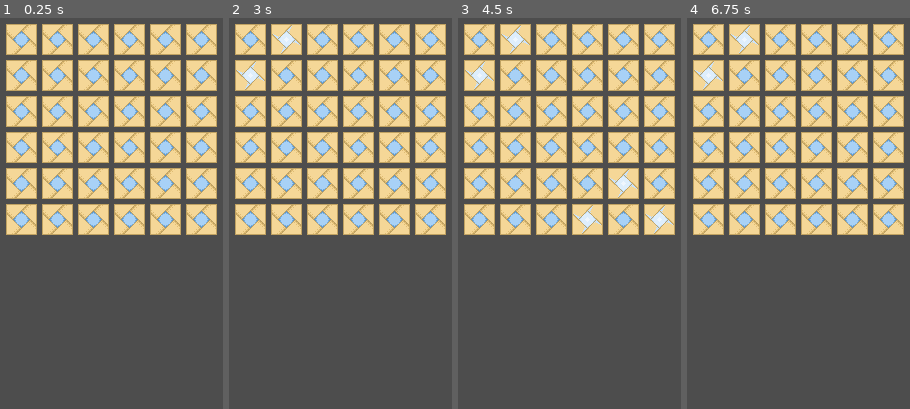
Above: before the commit, frames 1-4 (left to right).
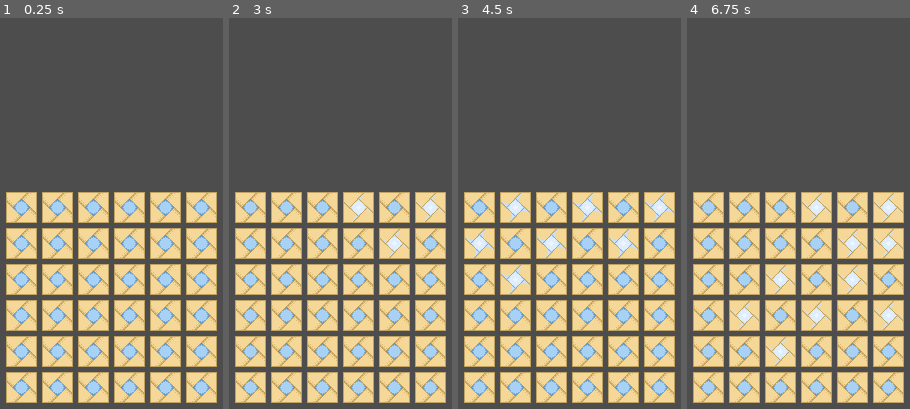
Above: after the commit, the same moments.

Repository: dencheek1/windows
Game: Godot game, scene res://scenes/game.tscn
The game is run twice, just before and just after one commit, with the same random seed, the same clock (stepped at 60 frames per second) and the same inputs.
Inputs (mouse positions are in pixels of both pictures, inside the frame that each line leads up to):
- Up to frame 1 (0.25 s): no input
- Up to frame 2 (3 s): click (251, 37) at 0.52 s; click (251, 37) at 1.27 s; click (251, 37) at 2.02 s; tap Enter at 2.75 s; move the mouse to (394, 201) at 2.77 s; click (394, 201) at 2.92 s
- Up to frame 3 (4.5 s): tap Space at 3.5 s; move the mouse to (518, 248) at 3.52 s; click (518, 248) at 3.67 s; tap Enter at 4.25 s; move the mouse to (594, 127) at 4.27 s; click (594, 127) at 4.42 s
- Up to frame 4 (6.75 s): tap Space at 5, 6.5 s; move the mouse to (785, 315) at 5.02 s; click (785, 315) at 5.17 s; tap Enter at 5.75 s; move the mouse to (872, 291) at 5.77 s; click (872, 291) at 5.92 s; move the mouse to (720, 158) at 6.52 s; click (720, 158) at 6.67 s

The runs differ from the first frame. In frame 1, 69% of the frame differs, in the area x 2-98%, y 1-99%; in frame 2, 69%; in frame 3, 69%; in frame 4, 69%.
Error before the commit: Invalid assignment of property or key 'scale' with value of type 'float' on a base object of type 'TouchScreenButton'. (res://node.gd:11)

Commit message:
add level key generation

Diff:
--- a/node.gd
+++ b/node.gd
@@ -5,10 +5,12 @@
 signal pressed(id: int)
 
 var state = 0
+var active = true;
 
 # Called when the node enters the scene tree for the first time.
 func _ready() -> void:
-	$AnimatedSprite2D/TouchScreenButton.scale = get_viewport().get_visible_rect().size.x / get_viewport().size.x
+	var scale = get_viewport().get_visible_rect().size.x / get_viewport().size.x
+	$AnimatedSprite2D/TouchScreenButton.scale = Vector2(scale, scale)
 
 # Called every frame. 'delta' is the elapsed time since the previous frame.
 func _process(delta: float) -> void:
@@ -40,9 +42,17 @@
 func changeState() -> void:
 
 	state = (state + 1) & 1
-	print_debug(state)
 	$AnimatedSprite2D.frame = state
 
 func setState(st:int) -> void:
 	state = st
 	$AnimatedSprite2D.frame = state
+
+func makeActive() -> void:
+	active = true
+
+func makeInactive()  -> void:
+	active = false
+
+func isActive() -> bool:
+	return active
--- a/scenes/game.tscn
+++ b/scenes/game.tscn
@@ -11,7 +11,7 @@
 mask = 170
 
 [node name="cell_grid" parent="event_manager" instance=ExtResource("3_khw6c")]
-position = Vector2(11, 11)
+position = Vector2(11, 95)
 scene = ExtResource("2_wb4fa")
 rows = 6
 columns = 6
--- a/scripts/cell_grid.gd
+++ b/scripts/cell_grid.gd
@@ -41,8 +41,10 @@
 	var id_list = []
 	var test
 
+	#check node state
+
+	#if node active
 	for r in 3:
-		print_debug(id)
 		for c in 3:
 			test = mask >> (c + r * 3)
 			if test & 1 :
@@ -50,7 +52,10 @@
 					if (id -1 + c) >= 0:
 						id_list.append(id -1 + c)
 		id += rows
-	print_debug(id_list)
 
 	for nid in id_list:
 		nodes[nid].changeState()
+
+
+func get_all_nodes() -> Dictionary:
+	return nodes
--- a/scripts/event_manager.gd
+++ b/scripts/event_manager.gd
@@ -2,9 +2,12 @@
 
 @export var mask: int
 
+var rng = RandomNumberGenerator.new()
+
 # Called when the node enters the scene tree for the first time.
 func _ready() -> void:
-	pass # Replace with function body.
+	rng.seed = hash("seed");
+
 
 
 # Called every frame. 'delta' is the elapsed time since the previous frame.
@@ -14,3 +17,31 @@
 
 func _on_cell_grid_pressed(id: int) -> void:
 	$cell_grid.update_nodes(mask, id)
+	print_debug(generate_next_level(6,0,1,7))
+	#check completion condition
+
+
+func are_all_set() -> bool:
+	var nodes = $cell_grid.get_all_nodes()
+	for nd in nodes:
+		if nodes[nd].getState() == 0:
+			return false
+	return true
+
+func generate_next_level(size:int, mask:int, level:int, steps:int) -> Array:
+	var result = Array([], TYPE_INT, "",null)
+	var pool = Array([], TYPE_INT, "",null)
+
+	for i in size*size:
+		pool.append(i)
+
+	rng.seed = hash(size*mask*level*100)
+
+	for i in steps:
+		var val = rng.randi();
+		print_debug(val)
+		print_debug(pool[val%pool.size()])
+		result.append(
+			pool.pop_at(val%pool.size()))
+
+	return result
